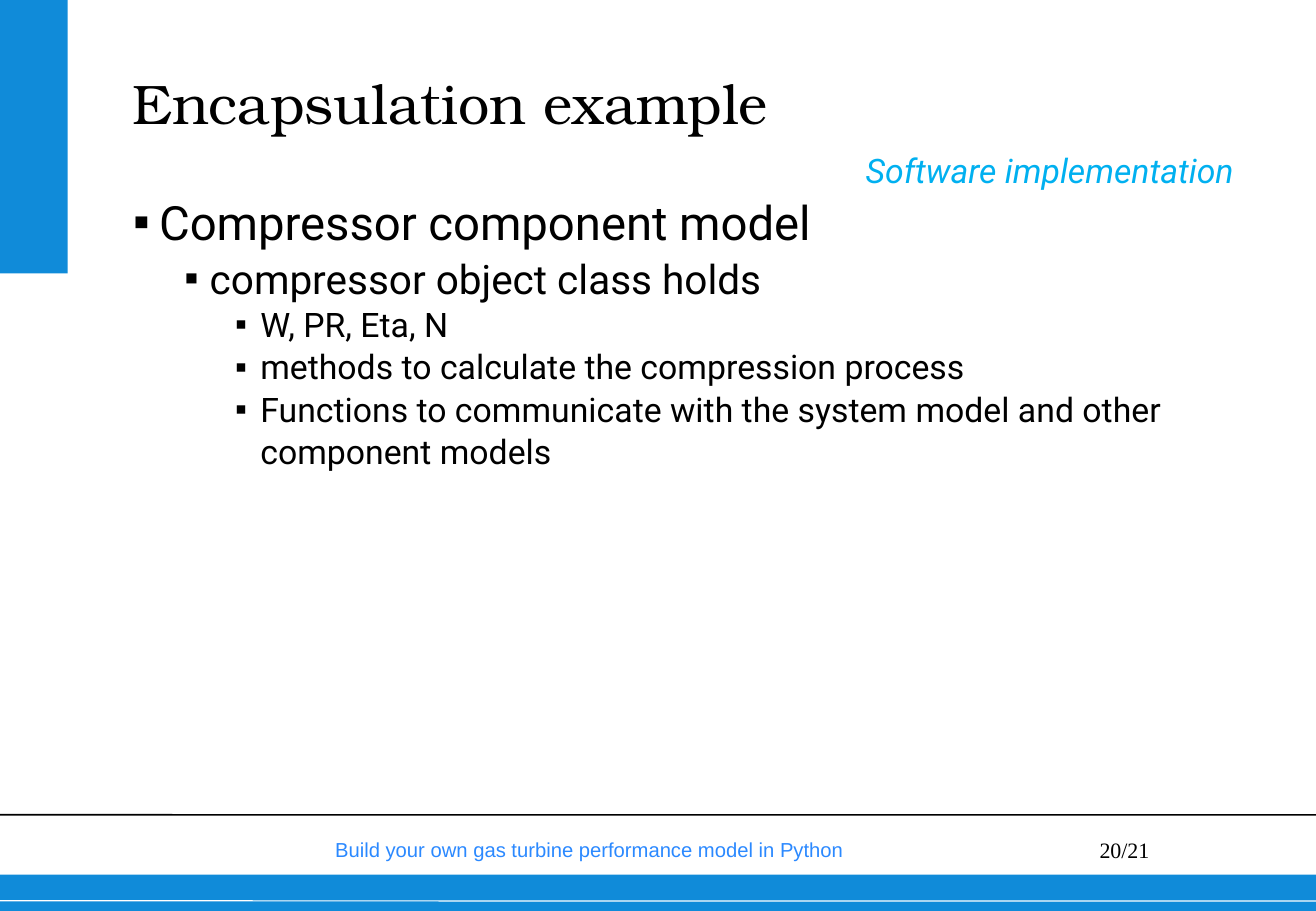
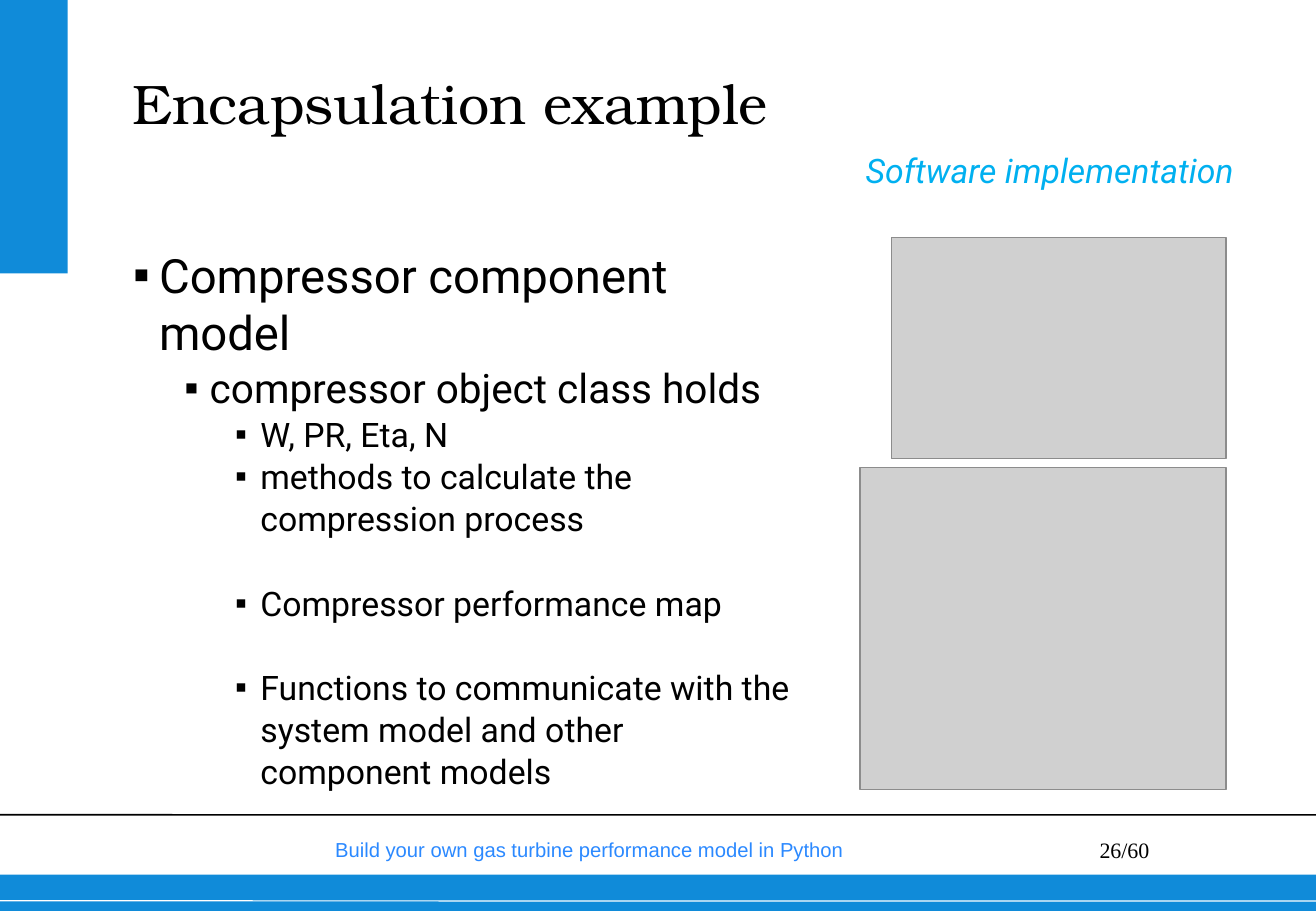
Before and after one commit to wvisser1958/GSPy, a slide deck: slide 26 of doc/Build your own gas turbine performance model from scratch.pptx (slide 20 before the commit). Drawn at 1316x911 pixels with LibreOffice and Linux fonts; fonts in the diff are those of the drawing; grey boxes stand for pictures; background and template pictures are left out. Boxes give left, top, right and bottom in pixels: in the first picture for what was removed or moved away, otherwise in the second. Text is boxed around its words. In the diff, an @@ line names an element or a change of style, - is before the commit and + after.

```diff
--- a/doc/Build your own gas turbine performance model from scratch.pptx
+++ b/doc/Build your own gas turbine performance model from scratch.pptx
@@ picture added at [891,238,1226,459] @@
@@ text "Compressor component model": place and size @@
-text "Compressor component model" at [159,204,1160,471]
+text "Compressor component model" at [159,259,790,791]
@@ picture added at [860,468,1226,790] @@
@@ text at [260,590,722,623]: paragraph added @@
+    ▪ Compressor performance map
@@ page number at [1100,843,1150,859]: text changed @@
-20/21
+26/60
```
Also in this commit, not shown: 11 other slides changed, 15 slides added, 29 slides removed, 2 other files.
